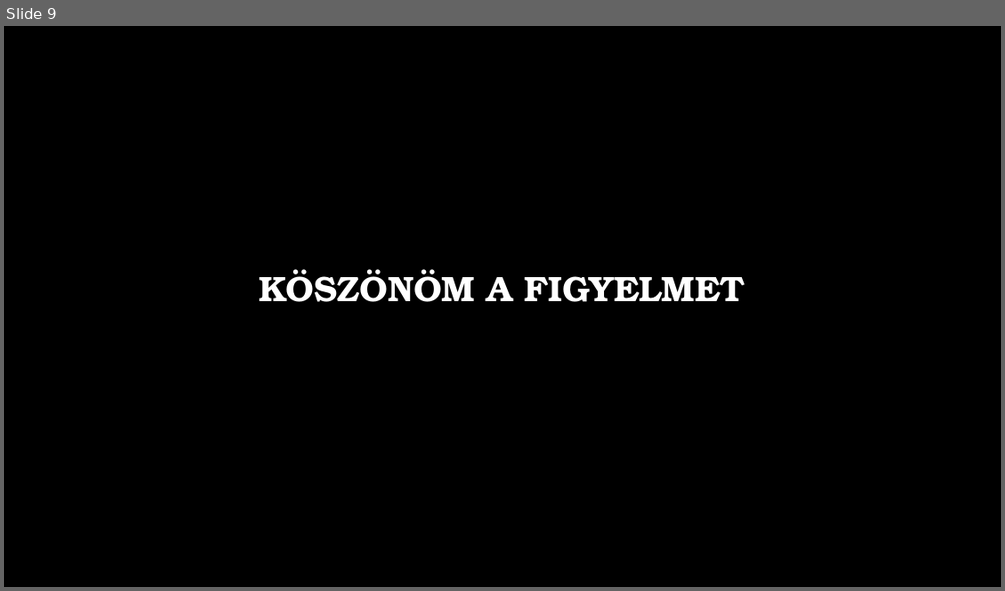
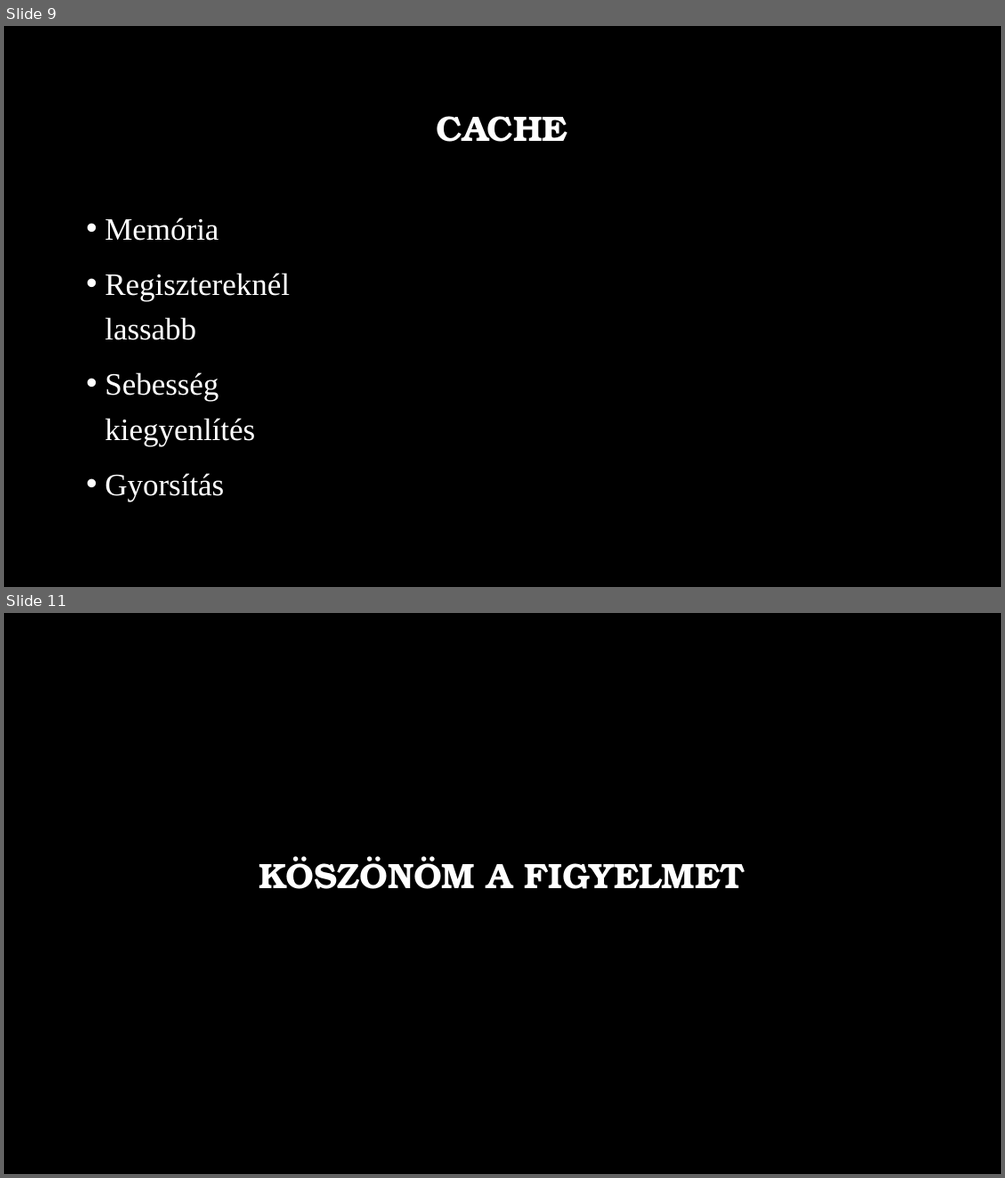
Before and after one commit to MszrsRicsi/Paprika, a slide deck: Processzorok.pptx. Shown one above the other, each under a label of ours: slide 9 before the commit, slides 9 and 11 after it; the slides between them are not shown. The pictures are 1005x591 and 1005x1178 pixels, drawn with LibreOffice and Linux fonts; fonts in the diff are those of the drawing; background and template pictures are left out. Boxes give left, top, right and bottom in pixels: in the first picture for what was removed or moved away, otherwise in the second. Text is boxed around its words. In the diff, an @@ line names an element or a change of style, - is before the commit and + after.

```diff
--- a/Processzorok.pptx
+++ b/Processzorok.pptx
@@ slide 9 added at (4,26,1001,587), background picture (left out) @@
@@ title added at (437,116,568,142), 34 pt, text #FFFFFF, bold @@
+CACHE
@@ text added at (105,217,290,501), 30 pt, text #FFFFFF @@
+• Memória
+• Regisztereknél lassabb
+• Sebesség kiegyenlítés
+• Gyorsítás
@@ what was slide 9 is now slide 11 @@
```
Also in this commit, not shown: 3 slides changed, 5 other slides added, 4 slides removed.
